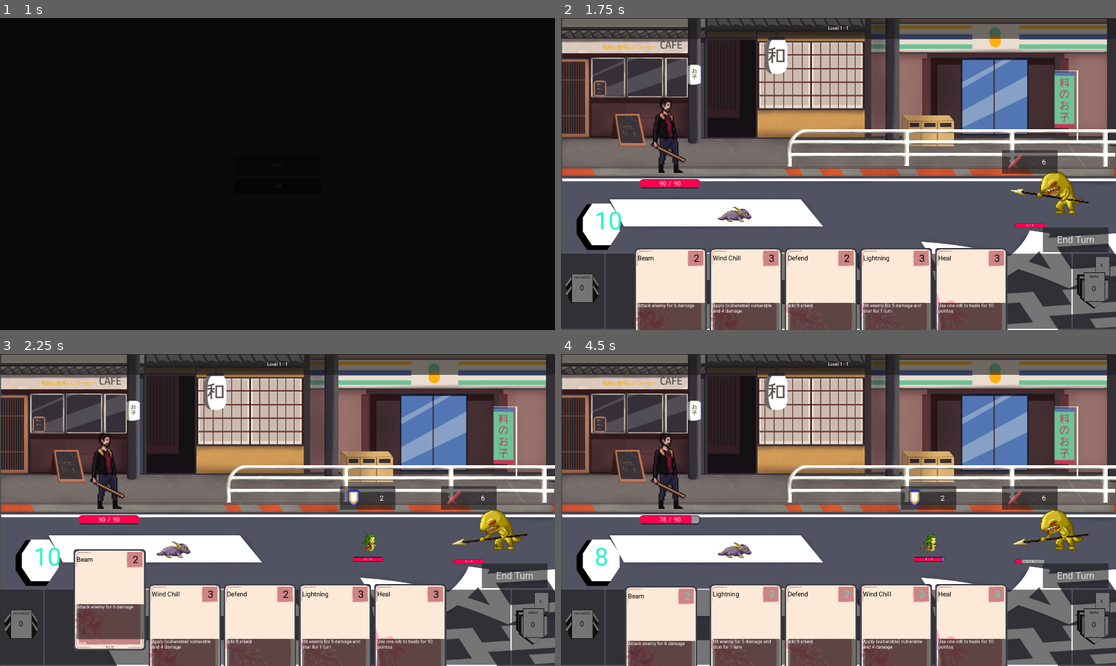
Above: before the commit, frames 1-4 (two rows, left to right).
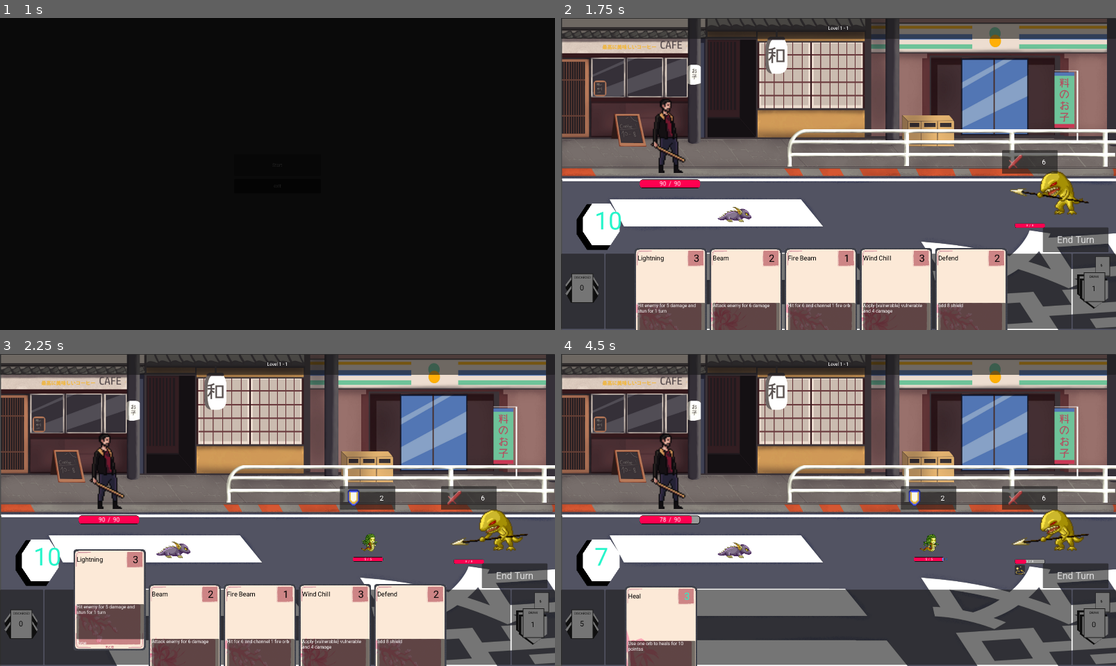
Above: after the commit, the same moments.

Repository: Leosten/card-game
Game: Godot game, scene res://main.tscn
The game is run twice, just before and just after one commit, with the same random seed, the same clock (stepped at 60 frames per second) and the same inputs.
Inputs (mouse positions are in pixels of both pictures, inside the frame that each line leads up to):
- Up to frame 1 (1 s): click "Start" at 0.5 s
- Up to frame 2 (1.75 s): click "End Turn" at 1.25 s
- Up to frame 3 (2.25 s): click (111, 634) at 2.02 s
- Up to frame 4 (4.5 s): click "End Turn" at 2.75 s; click "End Turn" at 3.5 s; move the mouse to (1027, 544) at 4.27 s; click (1027, 544) at 4.42 s

Frame 1 is identical in both runs. In frame 2, 0.9% of the frame differs, in the area x 13-98%, y 75-100%; in frame 3, 0.9%; in frame 4, 13%, in the area x 3-98%, y 61-100%.

Commit message:
working companion orbs and display

Diff:
--- a/Manager/action_manager.gd
+++ b/Manager/action_manager.gd
@@ -37,26 +37,26 @@
 	for action in card.actions:
 		if action == CardUtils.action_type.HEAL:
 			var heal_value = HealUtils.calculate_final_heal(card.heal, battle_state.player_stats)
-			battle_state.player_stats = HealUtils.apply_heal(heal_value, battle_state.player_stats)
+			HealUtils.apply_heal(heal_value, battle_state.player_stats)
 			battle_state.player_stats.healed.emit(heal_value)
 		if action == CardUtils.action_type.SHIELD:
 			var shield_value = HealUtils.calculate_final_shield(card.shield, battle_state.player_stats)
-			battle_state.player_stats = HealUtils.apply_shield(shield_value, battle_state.player_stats)
+			HealUtils.apply_shield(shield_value, battle_state.player_stats)
 			battle_state.player_stats.shielded.emit()
 			battle_state.player_stats.stats_changed.emit()
 		if action == CardUtils.action_type.BUFFS:
-			battle_state.player_stats = StatusUtils.apply_buffs(battle_state.player_stats, card.buffs)
+			StatusUtils.apply_buffs(battle_state.player_stats, card.buffs)
 
 		# ELEMENTAL COMPANION
 		if battle_state.companion_stats is ElementalCompanionStats:
 			if action == CardUtils.action_type.CHANNEL_ADD:
 				battle_state.companion_stats.channel_add(card)
 
-			#CHECK WHEN ADDED allows for cards that add then remove
-			battle_state = battle_state.companion_stats.check_orb_activation(battle_state)
+			##CHECK WHEN ADDED allows for cards that add then remove
+			#battle_state.companion_stats.check_orb_activation(battle_state)
 
 			if action == CardUtils.action_type.CHANNEL_USE:
-				battle_state = battle_state.companion_stats.use_orb(card)
+				battle_state.companion_stats.use_orb(card)
 			if action == CardUtils.action_type.CHANNEL_REMOVE:
 				battle_state.companion_stats.channel_remove(card)
 			if action == CardUtils.action_type.CHANNEL_CLEAR:
@@ -66,12 +66,11 @@
 		if enemy != null :
 			if action == CardUtils.action_type.DAMAGE:
 				var final_damage = DamageUtils.calculate_final_damage(card.damage, battle_state.player_stats, enemy)
-				enemy = DamageUtils.apply_damage(final_damage, enemy)
+				DamageUtils.apply_damage(final_damage, enemy)
 			if action == CardUtils.action_type.STATUS_EFFECTS:
-				enemy = StatusUtils.apply_status_effects(enemy, card.status_effects)
+				StatusUtils.apply_status_effects(enemy, card.status_effects)
 			enemy.stats_changed.emit()
 			check_for_death(enemy, battle_state)
-
 	card.special_effect(battle_state)
 	battle_state.player_stats.stats_changed.emit()
 	cost_card_mana(battle_state, card.cost)
@@ -81,12 +80,14 @@
 	enemy.acting.emit(action.type)
 	if action.type == MonsterUtils.action_types.DAMAGE:
 		var final_damage = DamageUtils.calculate_final_damage(action.damage, battle_state.player_stats, enemy)
-		battle_state.player_stats = DamageUtils.apply_damage(final_damage, battle_state.player_stats)
+		DamageUtils.apply_damage(final_damage, battle_state.player_stats)
 	if action.type == MonsterUtils.action_types.DAMAGE_STATUS:
 		var final_damage = DamageUtils.calculate_final_damage(action.damage, enemy, battle_state.player_stats)
+		DamageUtils.apply_damage(final_damage, battle_state.player_stats)
+
 	if action.type == MonsterUtils.action_types.SHIELD:
-		var shield_value = HealUtils.calculate_final_shield(action.shield, enemy)
-		enemy = HealUtils.apply_shield(shield_value, enemy)
+		var final_heal = HealUtils.calculate_final_shield(action.shield, enemy)
+		HealUtils.apply_shield(final_heal, enemy)
 	enemy.stats_changed.emit()
 
 func enemy_cycle(battle_state : BattleState, enemy: MonsterData):
--- a/Manager/battle_state.gd
+++ b/Manager/battle_state.gd
@@ -9,5 +9,5 @@
 	pass
 
 func replenish_player_mana():
-	player_stats = CharacterUtils.replenish_mana(player_stats)
+	CharacterUtils.replenish_mana(player_stats)
 	player_stats.current_mana_changed.emit()
--- a/Manager/character_manager.gd
+++ b/Manager/character_manager.gd
@@ -34,7 +34,7 @@
 		0:
 			print("Character number 0 starting deck")
 			#return ["beam","beam","beam","beam", "defend","defend","defend", "defend","wind_chill","wind_chill","lightning","lightning"]
-			return ["beam",  "defend", "wind_chill", "lightning", "heal"]
+			return ["beam",  "defend", "wind_chill", "lightning", "heal", "fire_beam"]
 func _get_starting_stats(char_id):
 	match char_id:
 		0:
--- a/Manager/ui_manager.gd
+++ b/Manager/ui_manager.gd
@@ -8,14 +8,12 @@
 func _init() -> void:
 	print("uimanager init")
 	_cache_all_icons()
-	print(get_all_icon_names())
 
 func _cache_all_icons() -> void:
 	var dir = DirAccess.open(ICONS_DIR)
 	if dir:
 		dir.list_dir_begin()
 		var file_name = dir.get_next()
-		print("dir  ", file_name)
 		while file_name != "":
 			if not dir.current_is_dir() and not file_name.ends_with(".import"):
 				var icon_name = file_name.get_basename().to_lower()
--- a/Resources/Cards/deck_0/beam.gd
+++ b/Resources/Cards/deck_0/beam.gd
@@ -2,8 +2,5 @@
 
 # attack
 func _init():
-	actions = [CardUtils.action_type.DAMAGE, CardUtils.action_type.CHANNEL_ADD]
+	actions = [CardUtils.action_type.DAMAGE]
 	allowed_targets = [CardUtils.targets.ENEMY]
-
-func channel_add() -> Array[CardUtils.magic_type]:
-	return [CardUtils.magic_type.FIRE]
--- /dev/null
+++ b/Resources/Cards/deck_0/fire_beam.gd
@@ -0,0 +1,9 @@
+extends CardData
+
+# attack
+func _init():
+	actions = [CardUtils.action_type.DAMAGE, CardUtils.action_type.CHANNEL_ADD]
+	allowed_targets = [CardUtils.targets.ENEMY]
+
+func channel_add() -> Array[CardUtils.magic_type]:
+	return [CardUtils.magic_type.FIRE]
--- /dev/null
+++ b/Resources/Cards/deck_0/fire_beam.tres
@@ -0,0 +1,14 @@
+[gd_resource type="Resource" format=3 uid="uid://txblu50y3xh4"]
+
+[ext_resource type="Script" uid="uid://na2tmdwnj00n" path="res://Utils/buff.gd" id="1_s80lr"]
+[ext_resource type="Script" uid="uid://cgixlilp7iqq5" path="res://Resources/Cards/deck_0/fire_beam.gd" id="2_s80lr"]
+[ext_resource type="Script" uid="uid://dhn0xiicuugoi" path="res://Utils/status_effect.gd" id="3_t3gxk"]
+
+[resource]
+script = ExtResource("2_s80lr")
+name = "Fire Beam"
+damage = 6
+description = "Hit for {damage} and channel 1 fire orb"
+cost = 1
+type = 1
+metadata/_custom_type_script = "uid://cqcdxav3ke5ma"
--- a/Resources/Characters/Companions/companion_0.gd
+++ b/Resources/Characters/Companions/companion_0.gd
@@ -1,19 +1,19 @@
 extends CompanionCharacter
 
-func init(stats_data : CompanionStats):
-	super(stats_data)
+var companion_stats
+
+func _ready():
 	connect_signals()
-	update_orbs()
 
 func connect_signals():
 	stats.channeled.connect(on_channeled)
 	stats.channel_used.connect(on_channel_used)
 	stats.channel_reset.connect(on_channel_reset)
+	stats.channel_removed.connect(on_channel_removed)
+	stats.channel_high_trigger.connect(on_trigger_high)
 	stats.use_ceiling_not_reached.connect(on_use_ceiling_not_reached)
 
-func update_orbs():
-	pass
-
+# for character animations
 func on_channeled():
 	print("channeled")
 	pass
@@ -23,6 +23,12 @@
 func on_channel_reset():
 	print("channel reset")
 	pass
+func on_channel_removed():
+	print("channel reset")
+	pass
+func on_trigger_high():
+	print("channel reset")
+	pass
 func on_use_ceiling_not_reached():
 	print("channel not reached")
 	pass
--- a/Resources/Characters/Companions/companion_0.tscn
+++ b/Resources/Characters/Companions/companion_0.tscn
@@ -39,3 +39,4 @@
 animation = &"idle"
 
 [node name="ElementalCompanionWindow" parent="." unique_id=1819134471 instance=ExtResource("4_u0pu2")]
+position = Vector2(-42.666664, -72.666664)
--- a/Resources/Characters/companion_character.gd
+++ b/Resources/Characters/companion_character.gd
@@ -8,6 +8,8 @@
 
 func init(stats_data : CompanionStats):
 	stats = stats_data
+	var stats_window = get_node('ElementalCompanionWindow')
+	stats_window.companion_data = stats
 
 func _process(_delta):
 	if not animating:
--- a/Resources/Characters/elemental_companion_stats.gd
+++ b/Resources/Characters/elemental_companion_stats.gd
@@ -4,6 +4,8 @@
 
 signal channeled
 signal channel_used
+signal channel_high_trigger
+signal channel_removed
 signal channel_reset
 signal use_ceiling_not_reached
 
@@ -16,6 +18,9 @@
 @export var fire_low_damage = 15
 @export var big_shield_value = 30
 @export var low_shield_value = 15
+@export var fire_count = 0
+@export var ice_count = 0
+@export var wind_count = 0
 
 func init():
 	pass
@@ -24,96 +29,85 @@
 	var orbs = card.channel_add()
 	for orb in orbs:
 		channel_orbs.append(orb)
+		update_count(orb)
 		channeled.emit()
-
-		if channel_orbs.size() >= max_channel_orbs:
-			channel_used.emit(channel_orbs)
-			reset_channel_orbs()
+		if (channel_orbs.size() == channel_activation_ceiling):
+			trigger_high()
 
 func channel_remove(card : CardData):
 	channel_orbs = card.channel_remove(channel_orbs)
+	channel_removed.emit()
 
 func reset_channel_orbs():
 	channel_orbs.clear()
 	channel_reset.emit()
 
-func check_orb_activation(battle_state : BattleState) -> BattleState:
-	var fire_count = 0
-	var ice_count = 0
-	var wind_count = 0
+func update_count(orb : CardUtils.magic_type):
+	if orb == CardUtils.magic_type.FIRE:
+		fire_count += 1
+	if orb == CardUtils.magic_type.ICE:
+		ice_count += 1
+	if orb == CardUtils.magic_type.WIND:
+		wind_count += 1
 
-	for orb in  channel_orbs:
-		if orb == CardUtils.magic_type.FIRE:
-			fire_count += 1
-		if orb == CardUtils.magic_type.ICE:
-			ice_count += 1
-		if orb == CardUtils.magic_type.WIND:
-			wind_count += 1
-	# level 5 action
+# level 5 action
+func trigger_high():
+	var battle_state = GameManager.battle_state
 	if fire_count >= channel_activation_ceiling:
 		explosion(battle_state)
-		return battle_state
 	if ice_count >= channel_activation_ceiling:
 		big_shield(battle_state)
 	if wind_count >= channel_activation_ceiling:
 		aoe_stun(battle_state)
-	return battle_state
+	channel_high_trigger.emit()
+	reset_channel_orbs()
 
-func use_orb(battle_state : BattleState) -> BattleState:
-	var fire_count = 0
-	var ice_count = 0
-	var wind_count = 0
-
-	for orb in  channel_orbs:
-		if orb == CardUtils.magic_type.FIRE:
-			fire_count += 1
-		if orb == CardUtils.magic_type.ICE:
-			ice_count += 1
-		if orb == CardUtils.magic_type.WIND:
-			wind_count += 1
-	# level 3 action
+# level 3 action
+func use_orb(battle_state : BattleState):
+	print("use orb lvl 3 check")
 	if fire_count >= channel_low_activation_ceiling:
 		aoe_explosion(battle_state)
 		battle_state.companion_stats.channel_orbs = CompanionUtils.remove_orb_by_type(battle_state.companion_stats.channel_orbs, CardUtils.magic_type.FIRE, channel_low_activation_ceiling)
-		return battle_state
 	if ice_count >= channel_low_activation_ceiling:
 		small_shield(battle_state)
 		battle_state.companion_stats.channel_orbs = CompanionUtils.remove_orb_by_type(battle_state.companion_stats.channel_orbs, CardUtils.magic_type.ICE, channel_low_activation_ceiling)
-		return battle_state
 	if wind_count >= channel_low_activation_ceiling:
 		aoe_vulnerable(battle_state)
 		battle_state.companion_stats.channel_orbs = CompanionUtils.remove_orb_by_type(battle_state.companion_stats.channel_orbs, CardUtils.magic_type.WIND, channel_low_activation_ceiling)
-		return battle_state
-
 	use_ceiling_not_reached.emit()
-	return battle_state
 
 func explosion(battle_state: BattleState):
+	print("explosion triggered !")
 	var monster_size = battle_state.level_monsters.size()
 	var monster_index = randi_range(0, monster_size)
 	DamageUtils.apply_damage(fire_high_damage, battle_state.level_monsters[monster_index])
 	battle_state.level_monsters[monster_index].damage_taken.emit()
 
 func aoe_explosion(battle_state: BattleState):
+	print("aoe explosion triggered !")
 	for monster in battle_state.level_monsters:
 		DamageUtils.apply_damage(fire_low_damage, monster)
 		monster.damage_taken.emit()
 
 func big_shield(battle_state: BattleState):
+	print("big shield triggered !")
 	HealUtils.apply_shield(big_shield_value, battle_state.player_stats)
 	battle_state.player_stats.shielded.emit()
 
 func small_shield(battle_state: BattleState):
+	print("small shield triggered !")
 	HealUtils.apply_shield(low_shield_value, battle_state.player_stats)
 	battle_state.player_stats.shielded.emit()
 
 func aoe_stun(battle_state: BattleState):
+	print("aoe_stun triggered !")
 	for monster in battle_state.level_monsters:
 		var status = StatusEffect.new(StatusUtils.status_effects.STUN)
 		StatusUtils.apply_status_effects(monster, status)
 		monster.statused.emit()
 
 func aoe_vulnerable(battle_state: BattleState):
+	print("aoe_vulnerable triggered !")
 	for monster in battle_state.level_monsters:
 		var status = StatusEffect.new(StatusUtils.status_effects.VULNERABLE, 3)
 		StatusUtils.apply_status_effects(monster, status)
--- a/Utils/card_utils.gd
+++ b/Utils/card_utils.gd
@@ -58,7 +58,6 @@
 
 		card_hand_positions.append(card_area)
 	print("card positions init ")
-	print(card_hand_positions)
 	return card_hand_positions
 
 static func orbs_not_empty(orbs : Array[CardUtils.magic_type])-> bool:
--- a/Utils/character_utils.gd
+++ b/Utils/character_utils.gd
@@ -5,11 +5,9 @@
 static func get_current_mana(battle_state : BattleState) -> int:
 	return battle_state.player_stats.current_mana
 
-static func reduce_current_mana(battle_state : BattleState, cost) -> BattleState:
+static func reduce_current_mana(battle_state : BattleState, cost):
 	var new_mana = get_current_mana(battle_state) - cost
 	battle_state.player_stats.current_mana = new_mana
-	return battle_state
 
-static func replenish_mana(player_stats: PlayerStats) -> PlayerStats:
+static func replenish_mana(player_stats: PlayerStats):
 	player_stats.current_mana = player_stats.max_mana
-	return player_stats
--- a/Utils/damage_utils.gd
+++ b/Utils/damage_utils.gd
@@ -1,16 +1,15 @@
 @abstract class_name DamageUtils
 
-static func apply_damage(damage_value, target : Targetable) -> Targetable:
+static func apply_damage(damage_value, target : Targetable):
 	if has_protective_buff(target.buffs):
 		target.damage_protected.emit()
-		return target
 
 	if target.shield > 0:
 		if (damage_value == target.shield):
 			target.shield = 0
 			target.shield_broken.emit()
 			target.stats_changed.emit()
-			return target
+			return
 		if (damage_value >= target.shield):
 			var current_shield = target.shield
 			target.shield = 0
@@ -19,18 +18,17 @@
 			target.shield_broken.emit()
 			target.damage_taken.emit(final_damage)
 			target.stats_changed.emit()
-			return target
+			return
 		else:
 			target.shield -= damage_value
 			target.damage_shielded.emit(damage_value)
 			target.stats_changed.emit()
-			return target
+			return
 	target.health -= damage_value
 	target.damage_taken.emit(damage_value)
 	check_for_death(target)
-	print("enemy damaged")
+	print("target damaged")
 	target.stats_changed.emit()
-	return target
 
 static func has_attack_modifier(damage_value, attacker : Targetable):
 	damage_value = StatusUtils.apply_attack_modifiers(damage_value, attacker.buffs)
@@ -43,16 +41,14 @@
 	return damage_value
 
 static func calculate_final_damage(damage_value, attacker : Targetable, target: Targetable):
-	print(attacker.buffs)
 	var final_damage = has_attack_modifier(damage_value, attacker)
 	final_damage = has_defense_modifier(final_damage, target)
 	return final_damage
 
-static func check_for_death(target : Targetable) -> Targetable:
+static func check_for_death(target : Targetable):
 	if (target.health <= 0):
 		target.health = 0
 		target.death.emit()
-	return target
 
 static func has_protective_buff(buffs : Array[Status]) -> bool:
 	var protect = StatusUtils.get_status_or_null(buffs, StatusUtils.buffs.PERFECT_PROTECT)
--- a/Utils/heal_utils.gd
+++ b/Utils/heal_utils.gd
@@ -4,10 +4,8 @@
 static func calculate_final_heal(heal_value, target : Targetable):
 	heal_value = apply_vitality(heal_value, target.buffs)
 	return heal_value
-
 static func apply_heal(heal_value, target : Targetable):
 	target.health += heal_value
-	return target
 
 static func calculate_final_shield(shield_value, target : Targetable):
 	# todo : check for items or particular buffs -> scaling
@@ -16,7 +14,6 @@
 static func apply_shield(shield_value, target : Targetable):
 	print("apply shield %s" % str(shield_value))
 	target.shield += shield_value
-	return target
 
 static func apply_vitality(heal_value, buffs) :
 	var vitality = StatusUtils.get_status_or_null(buffs, StatusUtils.buffs.VITALITY)
--- a/Utils/status_utils.gd
+++ b/Utils/status_utils.gd
@@ -26,7 +26,6 @@
 			return target
 		print("added effect")
 		target.status_effects.append(effect.duplicate(true))
-		print(target.status_effects)
 		target.statused.emit(effect)
 	return target
 
@@ -48,7 +47,6 @@
 static func apply_defense_modifiers(damage_value, status_effects) :
 	for status in status_effects:
 		if status.type == StatusUtils.status_effects.VULNERABLE :
-			print("vulnerable found")
 			damage_value = get_vulnerable_modifier(damage_value, status)
 	return damage_value
 
--- a/View/Battle/character_stats_window.gd
+++ b/View/Battle/character_stats_window.gd
@@ -20,19 +20,15 @@
 	$VBoxContainer/HealthBar/CenterContainer/HBoxContainer/Health.text = str(stats.health)
 	$VBoxContainer/HealthBar/CenterContainer/HBoxContainer/MaxHealth.text = str(stats.max_health)
 
-	print("in update")
-	print(stats.status_effects)
+	print("char window stat update")
 
 	for icon in $VBoxContainer/BuffsGrid.get_children():
-		print("clear statuses")
 		icon.queue_free()
 	if stats.buffs.is_empty() == false:
-		print("check buffs")
 		for status : Buff in stats.buffs:
 			var icon = GameManager.ui_manager.get_icon_scene(status)
 			$VBoxContainer/BuffsGrid.add_child(icon)
 	if stats.status_effects.is_empty() == false:
-		print("check status_effects")
 		for status : StatusEffect in stats.status_effects:
 			var icon = GameManager.ui_manager.get_icon_scene(status)
 			$VBoxContainer/BuffsGrid.add_child(icon)
--- a/View/Battle/elemental_companion_window.gd
+++ b/View/Battle/elemental_companion_window.gd
@@ -2,10 +2,34 @@
 
 var companion_data : ElementalCompanionStats
 
-func init(companion_d: ElementalCompanionStats):
-	companion_data = companion_d
-	update_orb()
+func _ready() -> void:
+	connect_signals()
+
+func connect_signals():
+	companion_data.channeled.connect(update_orb)
+	companion_data.channel_used.connect(update_orb)
+	companion_data.channel_reset.connect(update_orb)
+	companion_data.channel_removed.connect(update_orb)
+	companion_data.channel_high_trigger.connect(update_orb)
+	companion_data.use_ceiling_not_reached.connect(on_use_ceiling_not_reached)
+
+# for orb display
+func on_channeled():
+	print("channeled")
+	pass
+func on_channel_used():
+	print("channel used")
+	pass
+func on_channel_reset():
+	print("channel reset")
+	pass
+func on_use_ceiling_not_reached():
+	print("channel not reached")
+	pass
 
 func update_orb():
+	print("updating orbs")
+	for displayed_orbs in $OrbBox.get_children():
+		displayed_orbs.queue_free()
 	for orb in companion_data.channel_orbs:
 		$OrbBox.add_child(GameManager.ui_manager.get_orb_scene(orb))
--- a/View/Battle/orb.gd
+++ b/View/Battle/orb.gd
@@ -2,6 +2,6 @@
 
 var orb_type = null
 
-func init(orb_type : CardUtils.magic_type):
-	orb_type = orb_type
+func init(orb_type):
+	orb_type = CardUtils.magic_type.keys()[orb_type]
 	%Type.text = orb_type
--- a/View/Battle/orb.tscn
+++ b/View/Battle/orb.tscn
@@ -2,16 +2,12 @@
 
 [ext_resource type="Script" uid="uid://ixof3y7j8e2d" path="res://View/Battle/orb.gd" id="1_h2n7u"]
 
-[node name="Orb" type="Control" unique_id=1378573641]
-layout_mode = 3
-anchors_preset = 0
+[node name="Orb" type="PanelContainer" unique_id=1326002743]
+custom_minimum_size = Vector2(75, 75)
+offset_right = 1.0
+offset_bottom = 19.0
 script = ExtResource("1_h2n7u")
 
-[node name="PanelContainer" type="PanelContainer" parent="." unique_id=1433615031]
-layout_mode = 0
-offset_right = 40.0
-offset_bottom = 40.0
-
-[node name="Type" type="Label" parent="PanelContainer" unique_id=1775496794]
+[node name="Type" type="Label" parent="." unique_id=1775496794]
 unique_name_in_owner = true
 layout_mode = 2
--- a/View/UI/icons/stun_icon.tscn
+++ b/View/UI/icons/stun_icon.tscn
@@ -5,9 +5,5 @@
 
 [node name="StunIcon" unique_id=108899209 instance=ExtResource("1_ms76w")]
 
-[node name="TextureRect" parent="." index="0" unique_id=333349565]
-offset_left = 0.0
-offset_top = 0.0
-offset_right = 0.0
-offset_bottom = 0.0
+[node name="IconTexture" parent="." index="0" unique_id=333349565]
 texture = ExtResource("2_ntlhq")
--- a/View/UI/icons/vulnerable_icon.tscn
+++ b/View/UI/icons/vulnerable_icon.tscn
@@ -5,11 +5,7 @@
 
 [node name="VulnerableIcon" unique_id=108899209 instance=ExtResource("1_a7m66")]
 
-[node name="TextureRect" parent="." index="0" unique_id=333349565]
-offset_left = 0.0
-offset_top = 0.0
-offset_right = 0.0
-offset_bottom = 0.0
+[node name="IconTexture" parent="." index="0" unique_id=333349565]
 texture = ExtResource("2_edvdn")
 
 [node name="Quantity" parent="." index="1" unique_id=956552803]
--- a/battle.gd
+++ b/battle.gd
@@ -109,7 +109,7 @@
 func _on_card_clicked(card_data: CardData) -> void:
 	if card_clicked != null and card_data.hand_position == card_clicked.hand_position:
 		action_manager.use_card_on_ally(card_clicked, battle_state)
-		print(" click on self card")
+		print("click on self card")
 		card_clicked = null
 	if enemy_turn == true:
 		return
Not shown, added: Resources/Cards/deck_0/fire_beam.gd.uid
Not shown, added: Resources/Characters/Companions/companion_0.tscn9150083889.tmp
Not shown, added: View/Battle/elemental_companion_window.tscn2253328414.tmp
Not shown, added: View/Battle/elemental_companion_window.tscn3323505303.tmp
